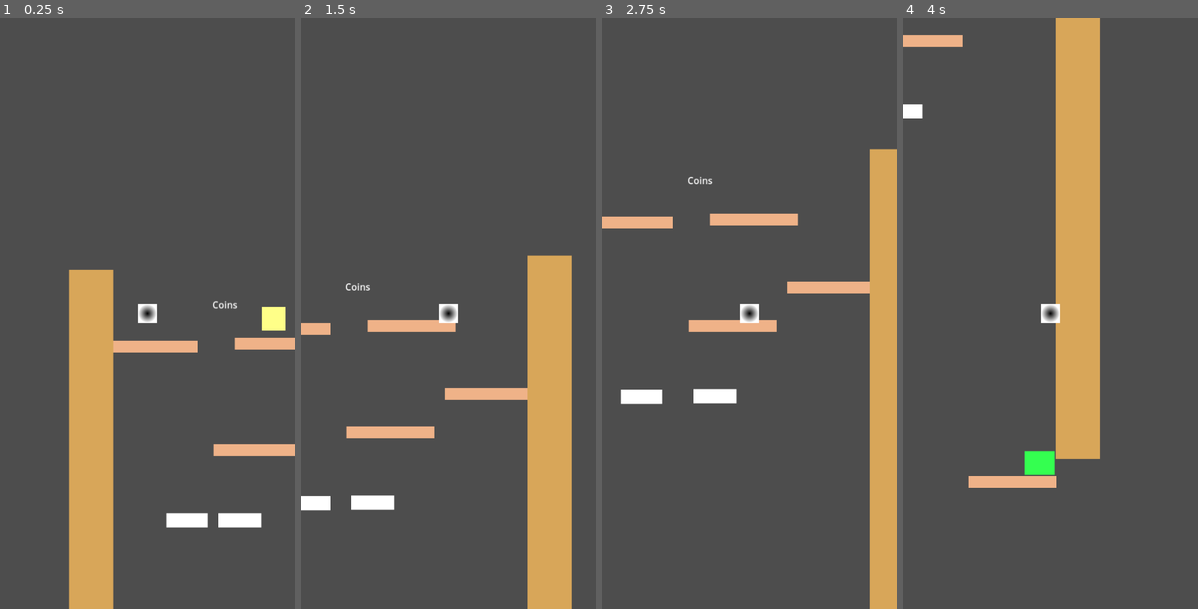
Above: before the commit, frames 1-4 (left to right).
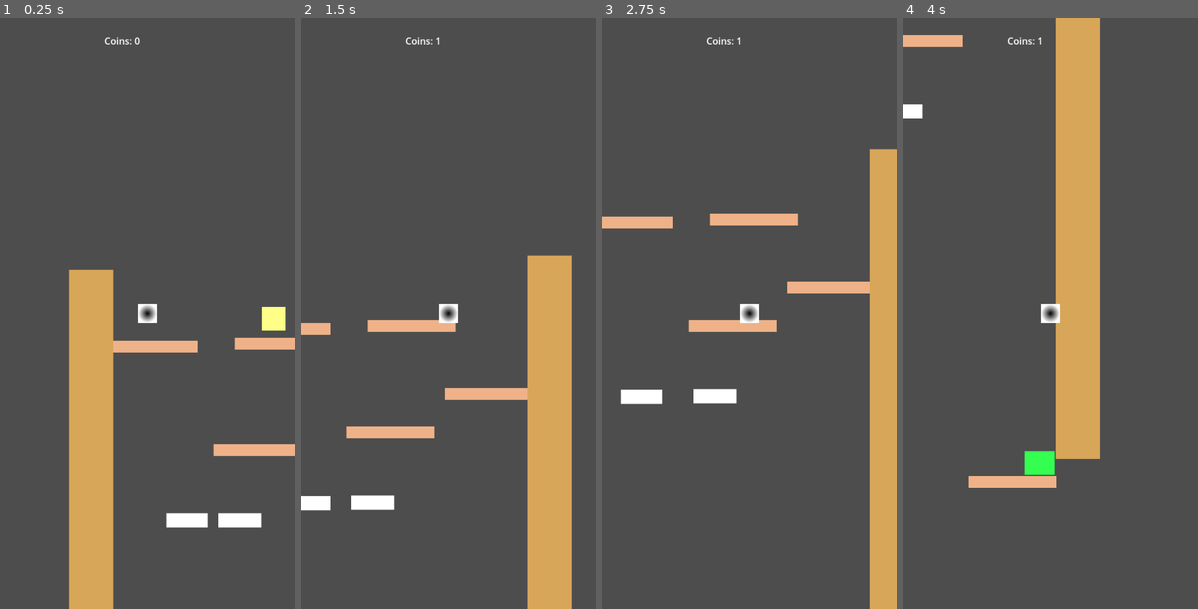
Above: after the commit, the same moments.

Repository: NicklasMiller/bubblegame
Game: Godot game, scene res://main.tscn
The game is run twice, just before and just after one commit, with the same random seed, the same clock (stepped at 60 frames per second) and the same inputs.
Inputs:
- Up to frame 1 (0.25 s): no input
- Up to frame 2 (1.5 s): tap Enter (ui_accept) at 0.5, 0.77 s; hold Right (ui_right) from 0.53 s (still down)
- Up to frame 3 (2.75 s): tap Enter (ui_accept) at 1.52 s; release Right (ui_right) at 2.03 s; hold Left (ui_left) from 2.03 s (still down)
- Up to frame 4 (4 s): release Left (ui_left) at 2.78 s; hold Right (ui_right) from 2.78 s (still down); tap Enter (ui_accept) at 3.02, 3.77 s

The runs differ from the first frame. In frame 1, 0.1% of the frame differs, in the area x 35-81%, y 3-50%; in frame 2, 0.1%; in frame 3, 0.1%; in frame 4, less than 0.1%.

Commit message:
Make coin_counter count coins.

Diff:
--- /dev/null
+++ b/Collectables/coin_counter.gd
@@ -0,0 +1,16 @@
+extends Label
+
+var n_coins = 0
+
+# Called when the node enters the scene tree for the first time.
+func _ready() -> void:
+	pass # Replace with function body.
+
+
+# Called every frame. 'delta' is the elapsed time since the previous frame.
+func _process(delta: float) -> void:
+	pass
+
+func _on_coin_collected() -> void:
+	n_coins += 1
+	text = "Coins: %s" % n_coins
--- a/Collectables/coin_counter.tscn
+++ b/Collectables/coin_counter.tscn
@@ -1,9 +1,9 @@
 [gd_scene format=3 uid="uid://6vm1l6kaux64"]
 
 [node name="Label" type="Label"]
+top_level = true
 offset_left = 177.0
 offset_top = 28.0
 offset_right = 220.0
 offset_bottom = 51.0
-text = "Coins
-"
+text = "Coins: "
--- a/main.tscn
+++ b/main.tscn
@@ -8,6 +8,7 @@
 [ext_resource type="PackedScene" uid="uid://c3xg24c70t3pv" path="res://Platforms/moving_platform.tscn" id="5_qgd6w"]
 [ext_resource type="PackedScene" uid="uid://cp2hq0h3lliec" path="res://Collectables/collect_coin.tscn" id="6_e3v0c"]
 [ext_resource type="PackedScene" uid="uid://6vm1l6kaux64" path="res://Collectables/coin_counter.tscn" id="8_mgcm5"]
+[ext_resource type="Script" path="res://Collectables/coin_counter.gd" id="9_pclg5"]
 
 [node name="Main" type="Node2D"]
 position = Vector2(0, -1)
@@ -43,4 +44,14 @@
 [node name="Character" parent="." instance=ExtResource("1_idqdn")]
 position = Vector2(67, 26)
 
-[node name="CoinCounter" parent="." instance=ExtResource("8_mgcm5")]
+[node name="CanvasLayer" type="CanvasLayer" parent="."]
+
+[node name="CoinCounter" parent="CanvasLayer" instance=ExtResource("8_mgcm5")]
+offset_top = 27.0
+offset_bottom = 50.0
+text = "Coins: 0
+"
+horizontal_alignment = 1
+script = ExtResource("9_pclg5")
+
+[connection signal="coin_collected" from="CollectCoin" to="CanvasLayer/CoinCounter" method="_on_coin_collected"]
Not shown: 1 places in main.tscn that only renumber resources
